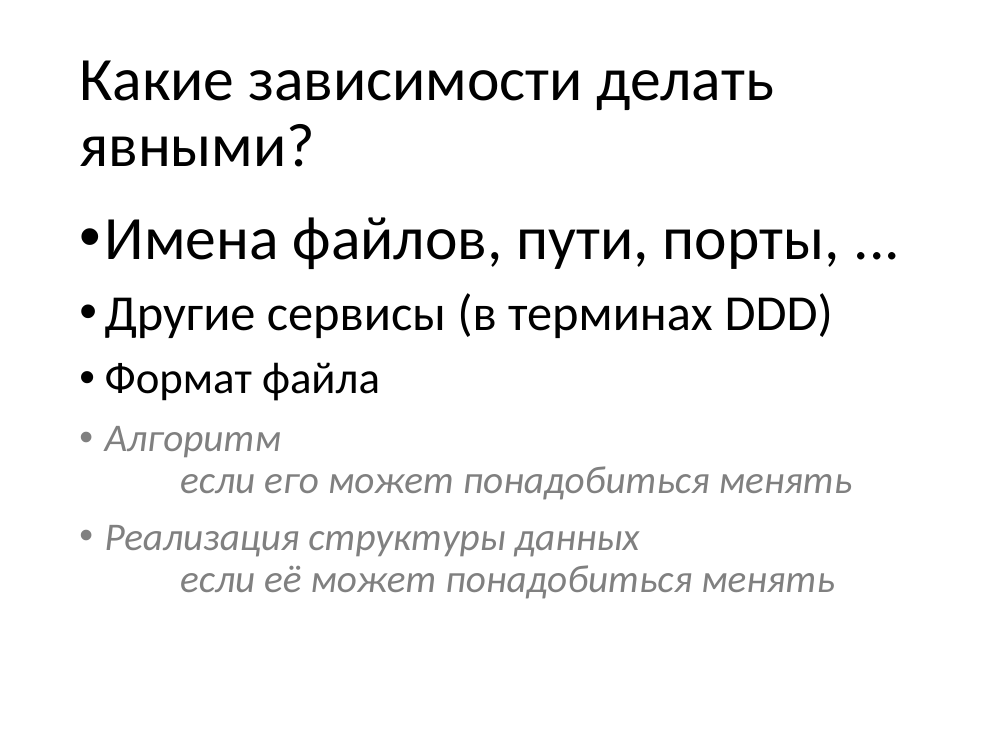
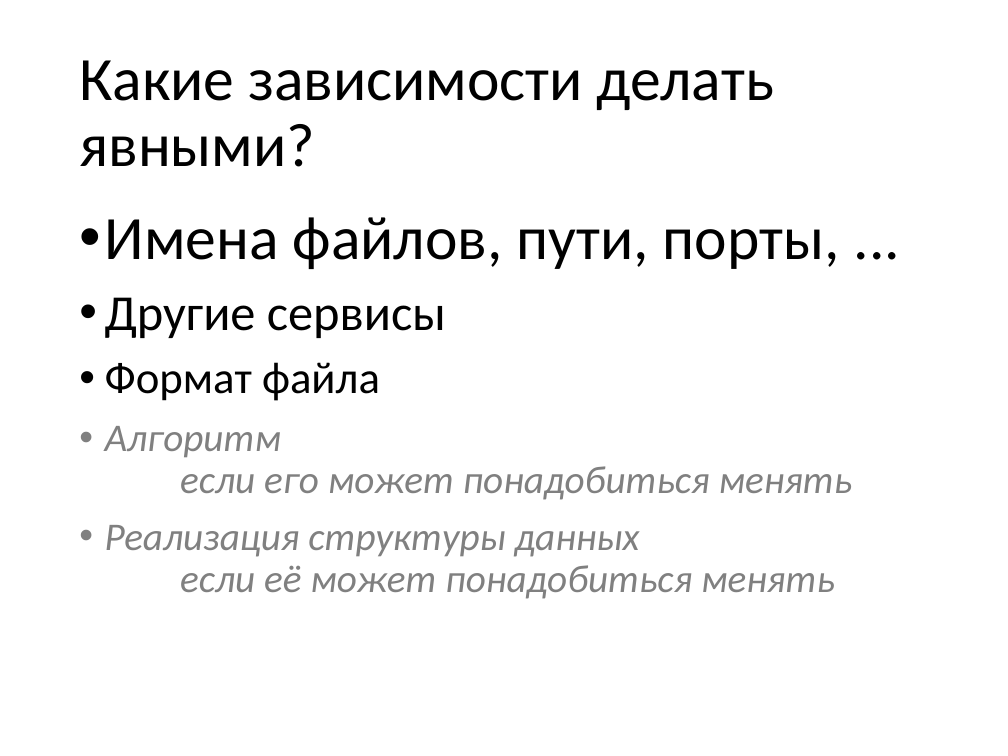
Before and after one commit to mironov-alexey/03-design, a slide deck: slide 53 of design-slides.pptx (slide 56 before the commit). Drawn at 1008x756 pixels with LibreOffice and Linux fonts; fonts in the diff are those of the drawing. Boxes give left, top, right and bottom in pixels: in the first picture for what was removed or moved away, otherwise in the second. Text is boxed around its words. In the diff, an @@ line names an element or a change of style, - is before the commit and + after.

```diff
--- a/design-slides.pptx
+++ b/design-slides.pptx
@@ text at (105, 297, 446, 338): text changed @@
-• Другие сервисы (в терминах DDD)
+• Другие сервисы
```
Also in this commit, not shown: 1 other slide changed, 5 slides added, 7 slides removed, 2 other files.
